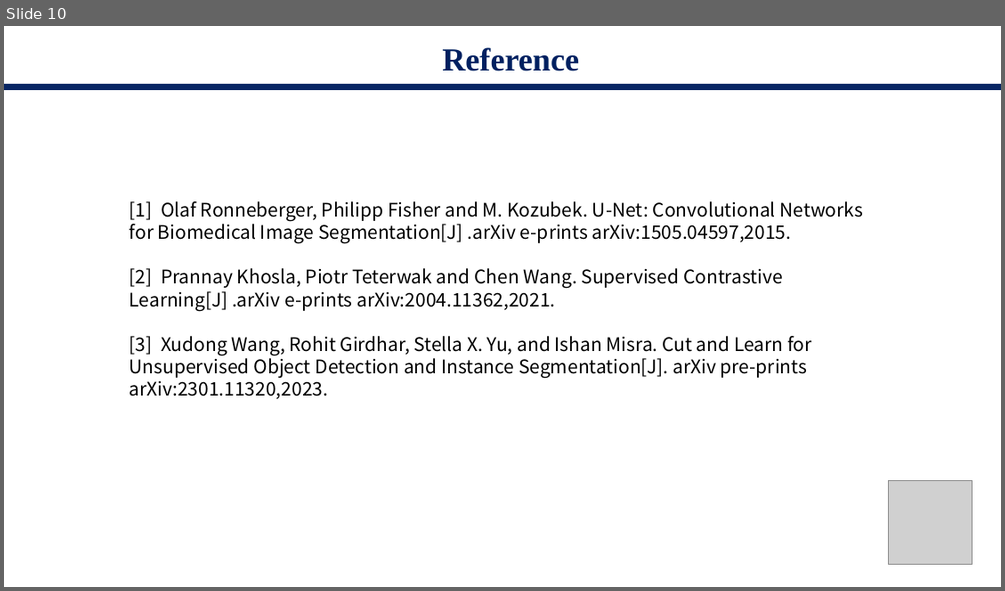
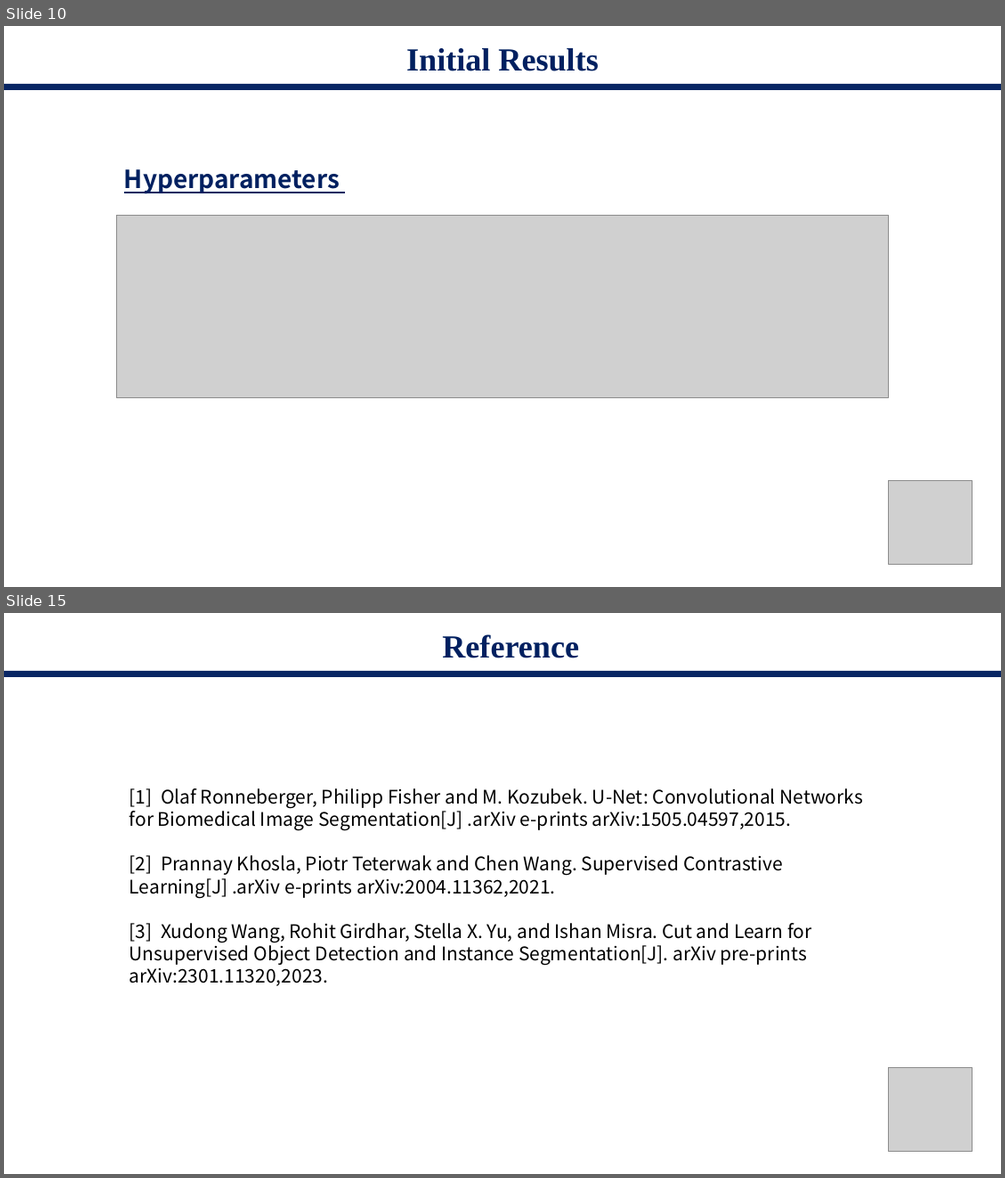
Before and after one commit to starga2er777/CS405_Project_SUSTech, a slide deck: proposal.pptx. Shown one above the other, each under a label of ours: slide 10 before the commit, slides 10 and 15 after it; the slides between them are not shown. The pictures are 1005x591 and 1005x1178 pixels, drawn with LibreOffice and Linux fonts; fonts in the diff are those of the drawing; grey boxes stand for pictures. Boxes give left, top, right and bottom in pixels: in the first picture for what was removed or moved away, otherwise in the second. Text is boxed around its words. In the diff, an @@ line names an element or a change of style, - is before the commit and + after.

```diff
--- a/proposal.pptx
+++ b/proposal.pptx
@@ slide 10 added at box(4, 26, 1001, 587), background #FFFFFF @@
@@ title added at box(406, 48, 598, 71), 31 pt, text #002060, bold @@
+Initial Results
@@ rectangle added at box(4, 84, 1001, 89), fill #002060 at 97% opacity @@
@@ text added at box(124, 169, 340, 194), 24 pt, text #002060, bold, underline @@
+Hyperparameters
@@ picture added at box(117, 215, 889, 398) @@
@@ picture added at box(888, 481, 971, 564) @@
@@ what was slide 10 is now slide 15 @@
```
Also in this commit, not shown: 7 slides changed, 7 other slides added, 3 slides removed, 2 other files.
